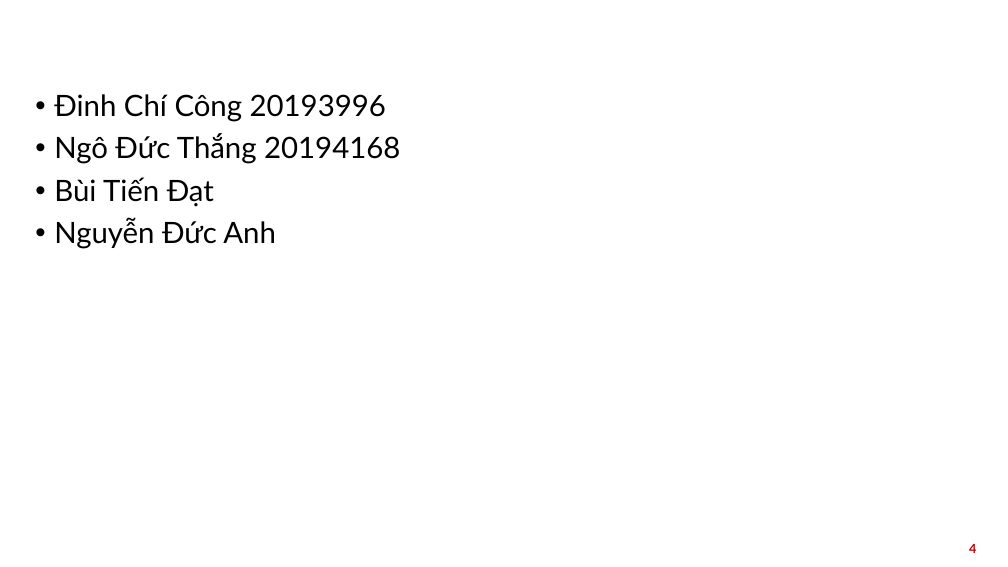
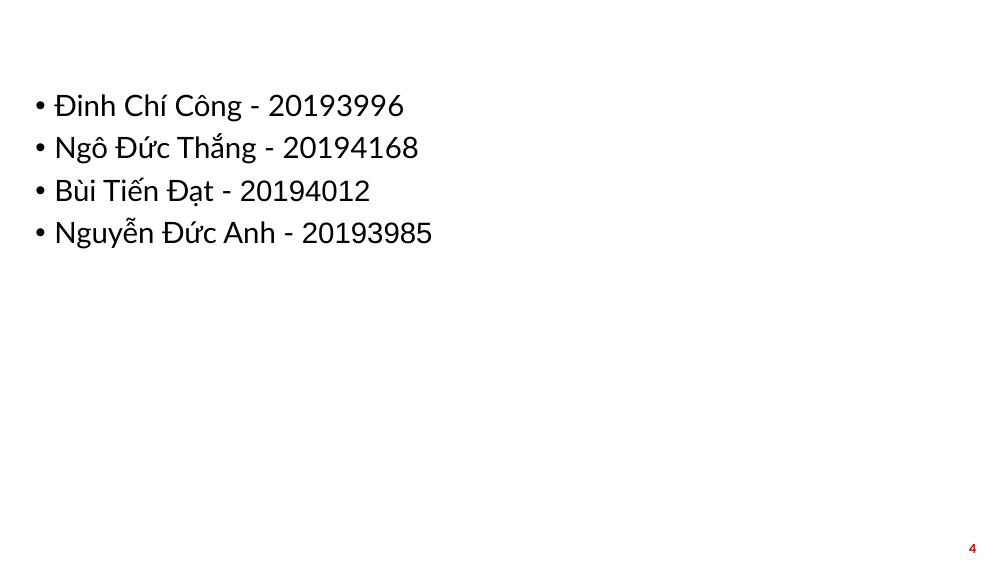
Before and after one commit to congdc00/object_detection, a slide deck: slide 4 of document/Thuyết trình.pptx. Drawn at 1008x567 pixels with LibreOffice and Linux fonts; fonts in the diff are those of the drawing; background and template pictures are left out. Boxes give left, top, right and bottom in pixels: in the first picture for what was removed or moved away, otherwise in the second. Text is boxed around its words. In the diff, an @@ line names an element or a change of style, - is before the commit and + after.

```diff
--- a/document/Thuyết trình.pptx
+++ b/document/Thuyết trình.pptx
@@ text at <box>54,94,433,248</box>: text changed @@
-• Đinh Chí Công 20193996
-• Ngô Đức Thắng 20194168
-• Bùi Tiến Đạt
-• Nguyễn Đức Anh
+• Đinh Chí Công - 20193996
+• Ngô Đức Thắng - 20194168
+• Bùi Tiến Đạt - 20194012
+• Nguyễn Đức Anh - 20193985
```
Also in this commit, not shown: 2 other slides changed, 28 slides added, 5 slides removed, 27 other files.
